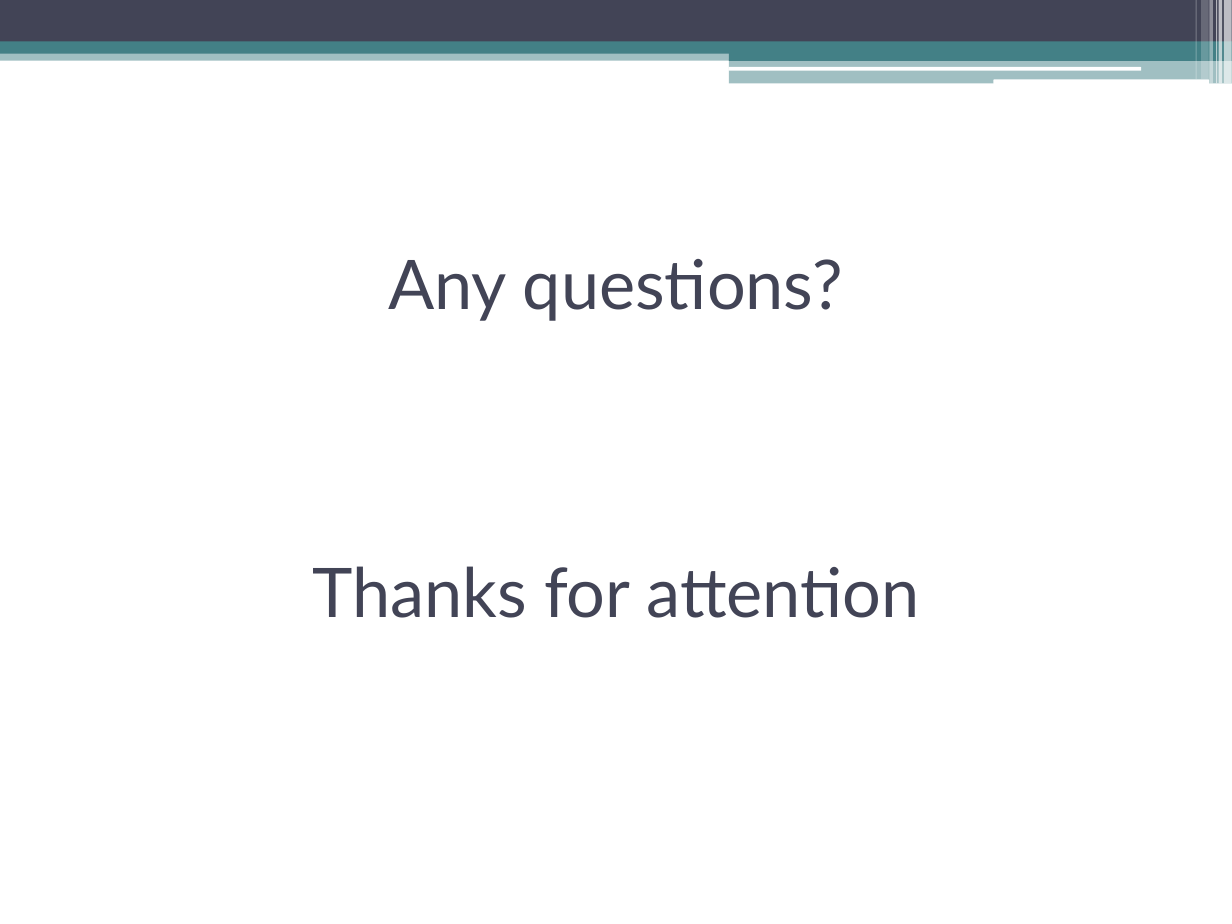
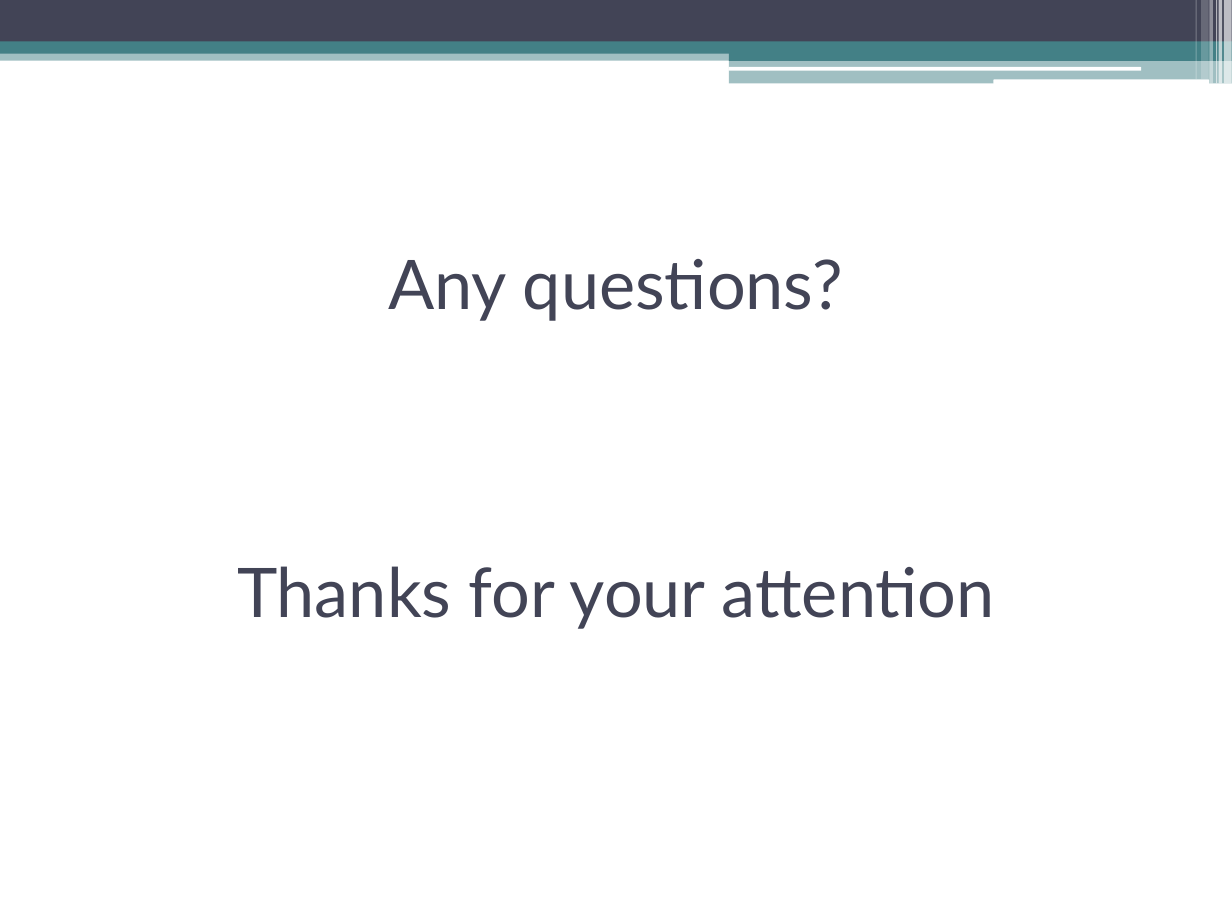
Before and after one commit to Serikjan/Sudoku-with-multiplayer-by-LAN, a slide deck: slide 21 of presentations/GUI design and Class design.pptx. Drawn at 1232x924 pixels with LibreOffice and Linux fonts; fonts in the diff are those of the drawing. Boxes give left, top, right and bottom in pixels: in the first picture for what was removed or moved away, otherwise in the second. Text is boxed around its words. In the diff, an @@ line names an element or a change of style, - is before the commit and + after.

```diff
--- a/presentations/GUI design and Class design.pptx
+++ b/presentations/GUI design and Class design.pptx
@@ text at [237, 566, 995, 629]: text changed @@
-Thanks for attention
+Thanks for your attention
```
Also in this commit, not shown: 1 other slide changed.
